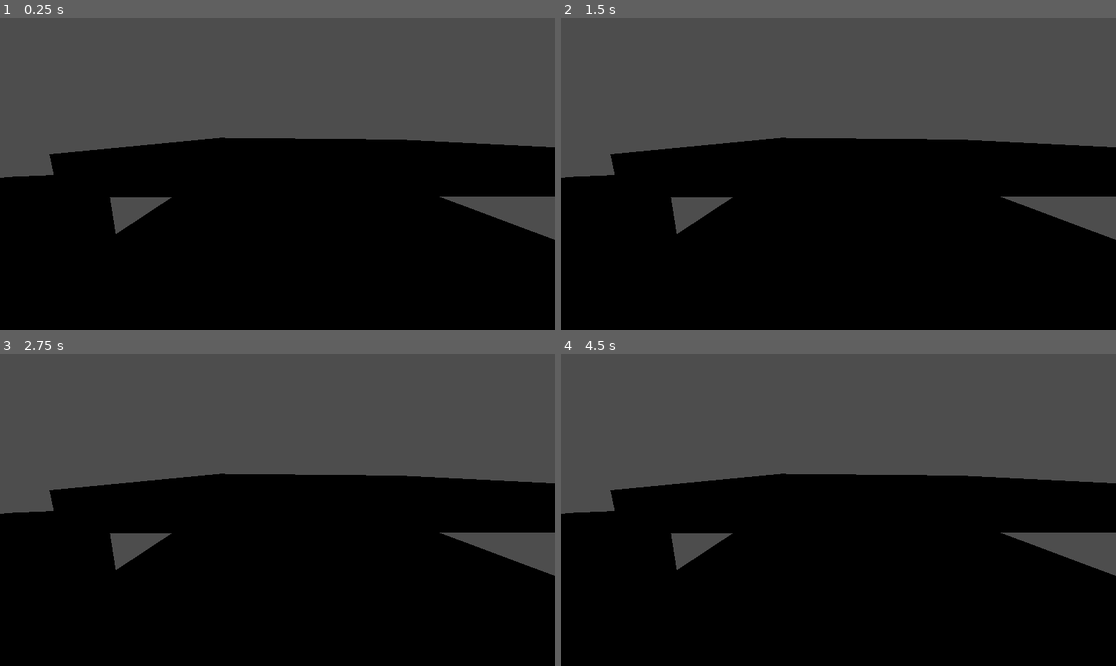
Above: before the commit, frames 1-4 (two rows, left to right).
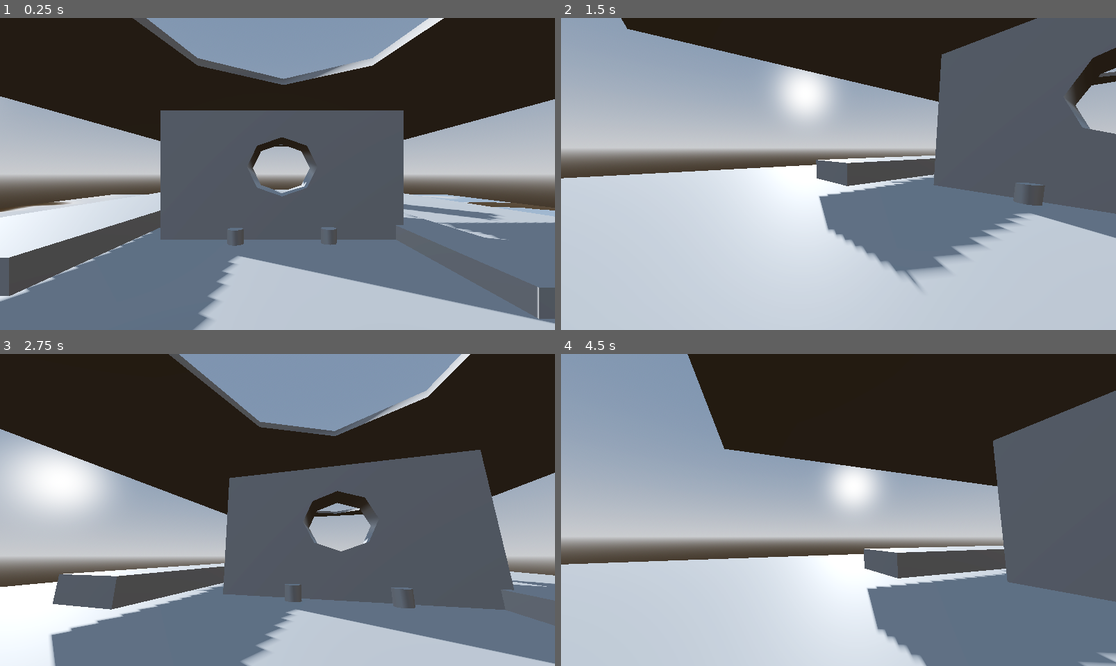
Above: after the commit, the same moments.

Repository: jerrenwatson-hash/watson-jerren-Ballsout-project-3d
Game: Godot game, scene res://main.tscn
The game is run twice, just before and just after one commit, with the same random seed, the same clock (stepped at 60 frames per second) and the same inputs.
Inputs (mouse positions are in pixels of both pictures, inside the frame that each line leads up to):
- Up to frame 1 (0.25 s): no input
- Up to frame 2 (1.5 s): tap Enter (ui_accept) at 0.5, 0.77, 1.25 s; move the mouse to (960, 158) at 0.52 s; hold Right (ui_right) 0.53-1.28 s; tap ` (freefly, bound only after the commit) at 0.6 s; click (960, 158) at 0.67 s; tap Shift (sprint, bound only after the commit) at 0.8, 1.35 s; move the mouse to (727, 189) at 1.27 s; hold Down (ui_down) from 1.28 s (still down)
- Up to frame 3 (2.75 s): tap Enter (ui_accept) at 1.52, 2 s; tap ` (freefly, bound only after the commit) at 1.55, 2.1 s; move the mouse to (333, 441) at 2.02 s; release Down (ui_down) at 2.03 s; hold Right (ui_right) from 2.03 s (still down); tap Shift (sprint, bound only after the commit) at 2.3 s
- Up to frame 4 (4.5 s): tap Enter (ui_accept) at 2.75, 3.02, 3.5, 3.77, 4.25 s; move the mouse to (810, 572) at 2.77 s; release Right (ui_right) at 2.78 s; hold Up (ui_up) 2.78-3.53 s; tap Shift (sprint, bound only after the commit) at 2.85, 3.8, 4.35 s; click (810, 572) at 2.92 s; tap ` (freefly, bound only after the commit) at 3.05, 3.6 s; move the mouse to (1005, 556) at 3.52 s; hold Left (ui_left) from 3.53 s (still down); move the mouse to (672, 463) at 4.27 s

The runs differ from the first frame. In frame 1, 95% of the frame differs, in the area x 0-100%, y 0-100%; in frame 2, 89%; in frame 3, 97%; in frame 4, 94%.

Commit message:
added water

Diff:
--- a/watson-jerren-project-3d/main.tscn
+++ b/watson-jerren-project-3d/main.tscn
@@ -1,56 +1,93 @@
 [gd_scene format=3 uid="uid://iaoa0birlkb2"]
+
+[ext_resource type="PackedScene" uid="uid://bs72ogkvdd7d6" path="res://Addons/brackeys-proto-controller-main/proto_controller/proto_controller.tscn" id="1_ig7tw"]
+[ext_resource type="Shader" uid="uid://st6wx7kadu64" path="res://shaderwhite.gdshader" id="2_0xm2m"]
+[ext_resource type="Shader" uid="uid://tidourgyuqj1" path="res://water.gdshader" id="3_h2yge"]
+
+[sub_resource type="ProceduralSkyMaterial" id="ProceduralSkyMaterial_7dm0k"]
+sky_horizon_color = Color(0.66224277, 0.6717428, 0.6867428, 1)
+ground_horizon_color = Color(0.66224277, 0.6717428, 0.6867428, 1)
+
+[sub_resource type="Sky" id="Sky_ig7tw"]
+sky_material = SubResource("ProceduralSkyMaterial_7dm0k")
+
+[sub_resource type="Environment" id="Environment_0xm2m"]
+background_mode = 2
+sky = SubResource("Sky_ig7tw")
+tonemap_mode = 2
+glow_enabled = true
+
+[sub_resource type="BoxMesh" id="BoxMesh_ig7tw"]
+
+[sub_resource type="ShaderMaterial" id="ShaderMaterial_h2yge"]
+render_priority = 0
+shader = ExtResource("2_0xm2m")
+shader_parameter/hole_depth = 1.0
+
+[sub_resource type="BoxMesh" id="BoxMesh_0xm2m"]
+
+[sub_resource type="Gradient" id="Gradient_h2yge"]
+offsets = PackedFloat32Array(0.06716418, 0.82462686)
+colors = PackedColorArray(0.018386187, 0.01815877, 0.5710841, 0.18431373, 1, 1, 1, 1)
+
+[sub_resource type="FastNoiseLite" id="FastNoiseLite_1bvp3"]
+noise_type = 4
+frequency = 0.0206
+domain_warp_enabled = true
+domain_warp_fractal_type = 2
+
+[sub_resource type="NoiseTexture2D" id="NoiseTexture2D_lquwl"]
+noise = SubResource("FastNoiseLite_1bvp3")
+color_ramp = SubResource("Gradient_h2yge")
+seamless = true
+
+[sub_resource type="ShaderMaterial" id="ShaderMaterial_1bvp3"]
+render_priority = 0
+shader = ExtResource("3_h2yge")
+shader_parameter/normal_map = SubResource("NoiseTexture2D_lquwl")
+shader_parameter/color = Color(1, 1, 1, 1)
+shader_parameter/rapid = 0.05
+shader_parameter/transparency = 1.0
 
 [node name="Main" type="Node3D" unique_id=1305736790]
 
+[node name="WorldEnvironment" type="WorldEnvironment" parent="." unique_id=1189449186]
+environment = SubResource("Environment_0xm2m")
+
+[node name="DirectionalLight3D" type="DirectionalLight3D" parent="." unique_id=455482322]
+transform = Transform3D(-0.4336592, 0.21951589, -0.8739293, 0, 0.96987206, 0.24361503, 0.901077, 0.105645895, -0.42059392, -7.4, 3.9, 0)
+shadow_enabled = true
+
 [node name="Floor" type="CSGBox3D" parent="." unique_id=144122398]
-transform = Transform3D(5.630401, 0, 0, 0, 0.59904003, 0, 0, 0, 3.6800003, 0, 0, 0)
+transform = Transform3D(36.75526, 0, 0, 0, 3.528346, 0, 0, 0, 29.522064, 0, -1.3528347, 0)
 use_collision = true
-size = Vector3(1, 1, 1.8000001)
+size = Vector3(1, 1.2, 1.8000001)
 
 [node name="CSGCombiner3D" type="CSGCombiner3D" parent="Floor" unique_id=844410736]
 transform = Transform3D(1, 0, 0, 0, 1.0000001, 0, 0, 0, 0.99999976, 0, 0, 0)
 
-[node name="CSGCylinder3D" type="CSGCylinder3D" parent="Floor/CSGCombiner3D" unique_id=1244393039]
-transform = Transform3D(0.07115828, 0, 0, 0, 0.10293217, -0.3802154, 0, 0.28280216, 0.13838603, 0, 1.5089475, 0.017972508)
-operation = 2
-height = 1.3
-
-[node name="CSGBox3D2" type="CSGBox3D" parent="Floor/CSGCombiner3D" unique_id=1317096941]
-transform = Transform3D(0.072000004, 0, 0, 0, 0.21600007, 0, 0, 0, 0.4, -0.17770302, 0.6677352, -1.0123072e-08)
+[node name="barrier" type="CSGBox3D" parent="Floor/CSGCombiner3D" unique_id=1317096941]
+transform = Transform3D(0.072000004, 0, 0, 0, 0.21600007, 0, 0, 0, 0.39999998, -0.17770302, 0.834669, -1.0123072e-08)
 size = Vector3(0.8, 1, 1)
 
-[node name="CSGBox3D3" type="CSGBox3D" parent="Floor/CSGCombiner3D" unique_id=519226657]
+[node name="barrier2" type="CSGBox3D" parent="Floor/CSGCombiner3D" unique_id=519226657]
 transform = Transform3D(0.072, 0, 0, 0, 0.21600007, 0, 0, 0, 0.39999998, 0.16330293, 0.6677353, 0)
 size = Vector3(0.8, 1, 1)
 
-[node name="CSGBox3D" type="CSGBox3D" parent="Floor" unique_id=459318362]
-transform = Transform3D(0.28800005, 0, 0, 0, 4.3908515, 0, 0, 0, 0.071499944, 0, 0, 0)
+[node name="CSGBox3D" type="CSGBox3D" parent="Floor/CSGCombiner3D" unique_id=459318362]
+transform = Transform3D(0.28800005, 0, 0, 0, 4.390851, 0, 0, 0, 0.07149996, 0, 0, 0)
 
-[node name="Camera3D" type="Camera3D" parent="Floor" unique_id=1191504039]
-transform = Transform3D(0.2128692, -0.00067299925, -0.010492956, 0.021369826, 1.6365448, 0.32856178, 0.01294682, -0.053590275, 0.2660876, -0.14919016, 2.6709414, 0.6793477)
-visible = false
-
-[node name="CSGCylinder3D2" type="CSGCylinder3D" parent="Floor" unique_id=1860930928]
-transform = Transform3D(0.19999999, 0, 0, 0, 1.2812806, 0, 0, 0, 0.20999993, 0.34100604, 1.0016029, 0.40760842)
-radius = 0.3
-
-[node name="CSGCylinder3D3" type="CSGCylinder3D" parent="Floor" unique_id=1128218795]
-transform = Transform3D(0.19999999, 0, 0, 0, 1.2812806, 0, 0, 0, 0.20999993, 0.3836318, 1.0016029, -0.40760878)
-radius = 0.3
-
-[node name="CSGCylinder3D4" type="CSGCylinder3D" parent="Floor" unique_id=1803461173]
-transform = Transform3D(0.19999999, 0, 0, 0, 1.2812806, 0, 0, 0, 0.20999993, -0.34100583, 1.0016029, -0.40760872)
-radius = 0.3
-
-[node name="CSGCylinder3D5" type="CSGCylinder3D" parent="Floor" unique_id=1306248641]
-transform = Transform3D(0.19999999, 0, 0, 0, 1.2812806, 0, 0, 0, 0.20999993, -0.34100586, 1.0016029, 0.43478227)
-radius = 0.3
+[node name="CSGCylinder3D" type="CSGCylinder3D" parent="Floor" unique_id=1244393039]
+transform = Transform3D(0.060483564, 0, 0, 0, 8.1621295e-08, -0.52986085, 0, 0.03863673, -1.4672496e-06, 0, 1.4970925, 0.0013983473)
+operation = 2
+radius = 0.69
+height = 3.143
 
 [node name="CSGCombiner3D" type="CSGCombiner3D" parent="." unique_id=365965127]
 transform = Transform3D(3.6000001, 0, 0, 0, 0.19799998, 0, 0, 0, 3.146, 0, 1.4000001, 0)
 
 [node name="CSGBox3D" type="CSGBox3D" parent="CSGCombiner3D" unique_id=479980510]
-transform = Transform3D(1, 0, 0, 0, 0.99999994, 0, 0, 0, 1, 0, 0, 0)
+transform = Transform3D(5.834398, 0, 0, 0, 0.99999917, 0, 0, 0, 7.35, 0, 26.262629, 0)
 use_collision = true
 
 [node name="CSGCylinder3D" type="CSGCylinder3D" parent="CSGCombiner3D/CSGBox3D" unique_id=1986742774]
@@ -62,13 +99,11 @@
 operation = 2
 
 [node name="CSGBox3D" type="CSGBox3D" parent="CSGCombiner3D/CSGBox3D" unique_id=482700661]
-transform = Transform3D(0.18370791, 0, 0, 0, 1.3607985, 0, 0, 0, 0.19008002, 0.41666654, -5.0505047, 0.76287365)
-
-[node name="CSGBox3D2" type="CSGBox3D" parent="CSGCombiner3D/CSGBox3D" unique_id=2065770186]
-transform = Transform3D(0.18370791, 0, 0, 0, 1.3607985, 0, 0, 0, 0.19008002, 0.41666654, -3.5353527, 0.635728)
+transform = Transform3D(0.35712808, 0, 0, 0, 15.242779, 0, 0, 0, 0.14010794, 0.41666648, -24.242447, 0.6980035)
 
 [node name="CSGBox3D3" type="CSGBox3D" parent="CSGCombiner3D/CSGBox3D" unique_id=981461211]
-transform = Transform3D(0.12859555, 0, 0, 0, 1.3607985, 0, 0, 0, 0.09504001, 0.41666654, -2.0202012, 0.6039416)
+transform = Transform3D(0.3208201, 0, 0, 0, 3.2960432, 0, 0, 0, 0.1517979, 0.41666648, -10.685722, 0.61153144)
+size = Vector3(1, 3.5, 0.90000004)
 
 [node name="CSGBox3D4" type="CSGBox3D" parent="CSGCombiner3D/CSGBox3D" unique_id=1690050568]
 transform = Transform3D(-9.17939e-09, 0.53623086, 0.2429737, -0.20999995, -2.3439393e-08, -1.0620717e-08, 0, -0.44995132, 0.28956485, -0.3410631, -1.6200466, -0.68856305)
@@ -79,3 +114,41 @@
 
 [node name="CSGBox3D6" type="CSGBox3D" parent="CSGCombiner3D/CSGBox3D" unique_id=1368683496]
 transform = Transform3D(0.20159996, 0, 0, 0, 1.4515185, 0, 0, 0, 0.14175, -0.47222197, -4.0404043, -0.8582328)
+
+[node name="CSGCylinder3D2" type="CSGCylinder3D" parent="CSGCombiner3D" unique_id=1860930928]
+transform = Transform3D(0.31280002, 0, 0, 0, 3.8764565, 0, 0, 0, 0.24564523, 0.53333354, -4.0404034, 0.4767957)
+radius = 0.3
+
+[node name="CSGCylinder3D3" type="CSGCylinder3D" parent="CSGCombiner3D" unique_id=1128218795]
+transform = Transform3D(0.31280002, 0, 0, 0, 3.8764565, 0, 0, 0, 0.24564523, 0.6000002, -4.0404034, -0.47679612)
+radius = 0.3
+
+[node name="CSGCylinder3D4" type="CSGCylinder3D" parent="CSGCombiner3D" unique_id=1803461173]
+transform = Transform3D(0.31280002, 0, 0, 0, 3.8764565, 0, 0, 0, 0.24564523, -0.5333332, -4.0404034, -0.47679603)
+radius = 0.3
+
+[node name="CSGCylinder3D5" type="CSGCylinder3D" parent="CSGCombiner3D" unique_id=1306248641]
+transform = Transform3D(0.31280002, 0, 0, 0, 3.8764565, 0, 0, 0, 0.24564523, -0.53333324, -4.0404034, 0.508582)
+radius = 0.3
+
+[node name="CSGBox3D2" type="CSGBox3D" parent="CSGCombiner3D" unique_id=1267630508]
+transform = Transform3D(1, 0, 0, 0, 0.999999, 0, 0, 0, 1, 1.3888888, -0.030304432, 6.452638)
+size = Vector3(1, 7, 1)
+
+[node name="ProtoController" parent="." unique_id=1216802643 instance=ExtResource("1_ig7tw")]
+transform = Transform3D(1, 0, 0, 0, 1, 0, 0, 0, 1, -0.2, 2.2, 9.900001)
+input_left = "move_left"
+input_right = "move_right"
+input_forward = "move_up"
+input_back = "move_down"
+input_jump = "jump"
+
+[node name="MeshInstance3D" type="MeshInstance3D" parent="." unique_id=640654227]
+transform = Transform3D(3.0492, 0, 0, 0, 4.5980005, 0, 0, 0, 0.32999998, -14.200001, 3.0000002, 26.400002)
+mesh = SubResource("BoxMesh_ig7tw")
+surface_material_override/0 = SubResource("ShaderMaterial_h2yge")
+
+[node name="MeshInstance3D2" type="MeshInstance3D" parent="." unique_id=589240014]
+transform = Transform3D(79.45344, 0, 0, 0, 0.43199998, 0, 0, 0, 77.4479, 0.19999999, -1.5, 0)
+mesh = SubResource("BoxMesh_0xm2m")
+surface_material_override/0 = SubResource("ShaderMaterial_1bvp3")
--- a/watson-jerren-project-3d/project.godot
+++ b/watson-jerren-project-3d/project.godot
@@ -15,6 +15,54 @@
 config/features=PackedStringArray("4.6", "Forward Plus")
 config/icon="res://icon.svg"
 
+[file_customization]
+
+folder_colors={
+"res://Addons/": "yellow",
+"res://Scenes/": "purple",
+"res://Scripts/": "green",
+"res://asetsbrackeys3D/": "orange",
+"res://asetsbrackeys3D/brackeys_3d_game_assets/": "orange"
+}
+
+[input]
+
+move_left={
+"deadzone": 0.2,
+"events": [Object(InputEventKey,"resource_local_to_scene":false,"resource_name":"","device":-1,"window_id":0,"alt_pressed":false,"shift_pressed":false,"ctrl_pressed":false,"meta_pressed":false,"pressed":false,"keycode":0,"physical_keycode":65,"key_label":0,"unicode":97,"location":0,"echo":false,"script":null)
+]
+}
+move_right={
+"deadzone": 0.2,
+"events": [Object(InputEventKey,"resource_local_to_scene":false,"resource_name":"","device":-1,"window_id":0,"alt_pressed":false,"shift_pressed":false,"ctrl_pressed":false,"meta_pressed":false,"pressed":false,"keycode":0,"physical_keycode":68,"key_label":0,"unicode":100,"location":0,"echo":false,"script":null)
+]
+}
+move_up={
+"deadzone": 0.2,
+"events": [Object(InputEventKey,"resource_local_to_scene":false,"resource_name":"","device":-1,"window_id":0,"alt_pressed":false,"shift_pressed":false,"ctrl_pressed":false,"meta_pressed":false,"pressed":false,"keycode":0,"physical_keycode":87,"key_label":0,"unicode":119,"location":0,"echo":false,"script":null)
+]
+}
+move_down={
+"deadzone": 0.2,
+"events": [Object(InputEventKey,"resource_local_to_scene":false,"resource_name":"","device":-1,"window_id":0,"alt_pressed":false,"shift_pressed":false,"ctrl_pressed":false,"meta_pressed":false,"pressed":false,"keycode":0,"physical_keycode":83,"key_label":0,"unicode":115,"location":0,"echo":false,"script":null)
+]
+}
+jump={
+"deadzone": 0.2,
+"events": [Object(InputEventKey,"resource_local_to_scene":false,"resource_name":"","device":-1,"window_id":0,"alt_pressed":false,"shift_pressed":false,"ctrl_pressed":false,"meta_pressed":false,"pressed":false,"keycode":0,"physical_keycode":32,"key_label":0,"unicode":32,"location":0,"echo":false,"script":null)
+]
+}
+sprint={
+"deadzone": 0.2,
+"events": [Object(InputEventKey,"resource_local_to_scene":false,"resource_name":"","device":-1,"window_id":0,"alt_pressed":false,"shift_pressed":false,"ctrl_pressed":false,"meta_pressed":false,"pressed":false,"keycode":0,"physical_keycode":4194325,"key_label":0,"unicode":0,"location":0,"echo":false,"script":null)
+]
+}
+freefly={
+"deadzone": 0.2,
+"events": [Object(InputEventKey,"resource_local_to_scene":false,"resource_name":"","device":0,"window_id":0,"alt_pressed":false,"shift_pressed":false,"ctrl_pressed":false,"meta_pressed":false,"pressed":false,"keycode":0,"physical_keycode":96,"key_label":0,"unicode":0,"location":0,"echo":false,"script":null)
+]
+}
+
 [physics]
 
 3d/physics_engine="Jolt Physics"
--- /dev/null
+++ b/watson-jerren-project-3d/shaderwhite.gdshader
@@ -0,0 +1,25 @@
+shader_type spatial;
+render_mode unshaded, blend_mix;
+
+uniform sampler2D depth_texture : hint_depth_texture;
+uniform float hole_depth : hint_range(0.1, 10.0, 0.1) = 1.0;
+
+void fragment() {
+
+	float depth = texture(depth_texture, SCREEN_UV).r;
+
+
+	float linear_depth = 1.0 / (depth * INV_PROJECTION_MATRIX[2].w + INV_PROJECTION_MATRIX[3].w);
+
+
+	linear_depth = linear_depth + VERTEX.z;
+
+
+	float fade = clamp(linear_depth / hole_depth, 0.0, 1.0);
+
+
+	ALBEDO = vec3(1.0);
+
+
+	ALPHA = fade;
+}
--- /dev/null
+++ b/watson-jerren-project-3d/water.gdshader
@@ -0,0 +1,30 @@
+shader_type spatial;
+
+uniform sampler2D normal_map;
+uniform vec4 color: source_color = vec4(1, 1, 1, 1);
+
+uniform float rapid = .05;
+
+uniform float transparency: hint_range(0.0, 1.0, 0.01) = 1.0;
+
+void vertex() {
+	// Called for every vertex the material is visible on.
+}
+
+void fragment() {
+	vec2 uv = vec2(UV.x + TIME * rapid, UV.y);
+
+	ALBEDO = vec3(color.r, color.g, color.b);
+
+	vec4 bump = texture(normal_map, uv);
+	NORMAL_MAP = vec3(bump.r, bump.g, bump.b);
+
+	METALLIC = 1.0;
+	ROUGHNESS = 0.;
+	ALPHA = transparency;
+}
+
+//void light() {
+//	// Called for every pixel for every light affecting the material.
+//	// Uncomment to replace the default light processing function with this one.
+//}
Not shown, added: watson-jerren-project-3d/Addons/brackeys-proto-controller-main/proto_controller/proto_controller.gd
Not shown, added: watson-jerren-project-3d/Addons/brackeys-proto-controller-main/proto_controller/proto_controller.gd.uid
Not shown, added: watson-jerren-project-3d/Addons/brackeys-proto-controller-main/proto_controller/proto_controller.tscn
Not shown, added: watson-jerren-project-3d/asetsbrackeys3D/brackeys_3d_game_assets/LICENSE & CREDITS.txt
Binary file added: watson-jerren-project-3d/asetsbrackeys3D/brackeys_3d_game_assets/dungeon_assets/building/ceiling.glb
Not shown, added: watson-jerren-project-3d/asetsbrackeys3D/brackeys_3d_game_assets/dungeon_assets/building/ceiling.glb.import
Binary file added: watson-jerren-project-3d/asetsbrackeys3D/brackeys_3d_game_assets/dungeon_assets/building/floor_stone.glb
Not shown, added: watson-jerren-project-3d/asetsbrackeys3D/brackeys_3d_game_assets/dungeon_assets/building/floor_stone.glb.import
Binary file added: watson-jerren-project-3d/asetsbrackeys3D/brackeys_3d_game_assets/dungeon_assets/building/floor_wood.glb
Not shown, added: watson-jerren-project-3d/asetsbrackeys3D/brackeys_3d_game_assets/dungeon_assets/building/floor_wood.glb.import
Binary file added: watson-jerren-project-3d/asetsbrackeys3D/brackeys_3d_game_assets/dungeon_assets/building/pillar.glb
Not shown, added: watson-jerren-project-3d/asetsbrackeys3D/brackeys_3d_game_assets/dungeon_assets/building/pillar.glb.import
(and 80 more such lines)
